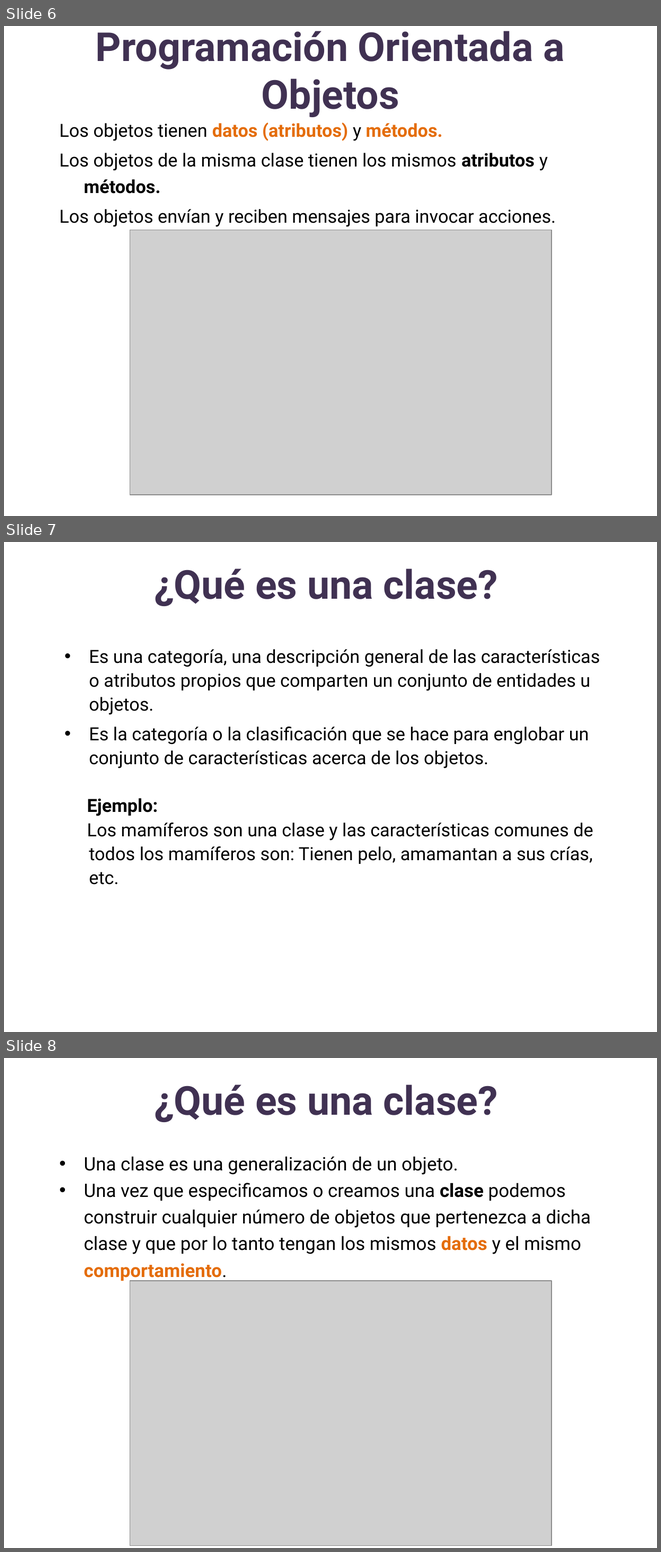
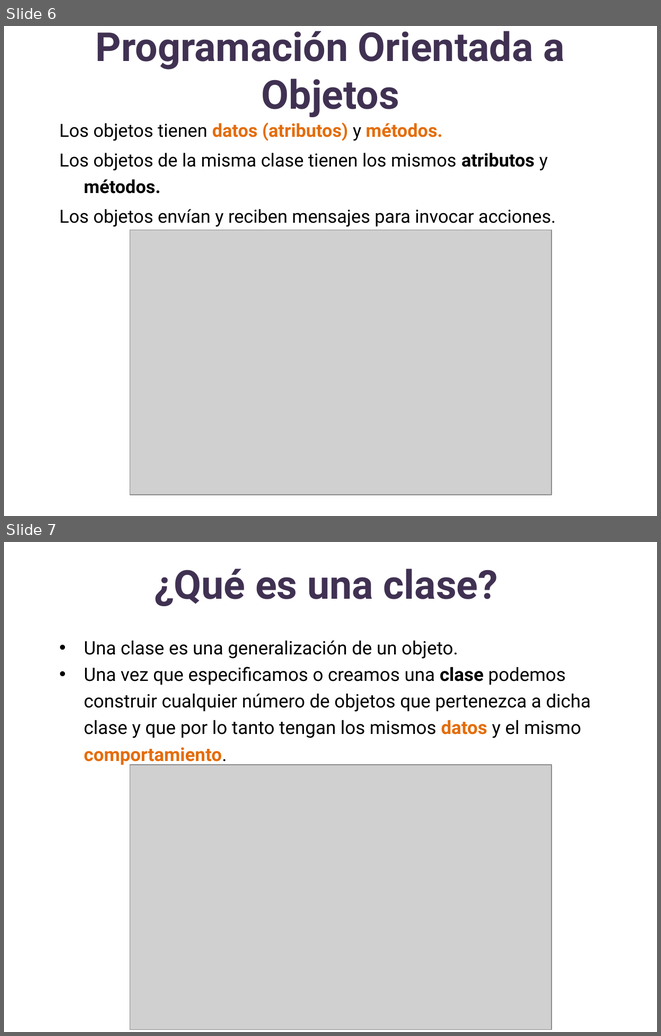
Before and after one commit to lizetheP/Analitica, a slide deck: CalendarioAgo2023/presentaciones/14_POO.pptx. Shown one above the other, each under a label of ours: slides 6, 7 and 8 before the commit, slides 6 and 7 after it. The pictures are 661x1552 and 661x1036 pixels, drawn with LibreOffice and Linux fonts; fonts in the diff are those of the drawing; grey boxes stand for pictures. Boxes give left, top, right and bottom in pixels: in the first picture for what was removed or moved away, otherwise in the second. Text is boxed around its words. In the diff, an @@ line names an element or a change of style, - is before the commit and + after.

```diff
--- a/CalendarioAgo2023/presentaciones/14_POO.pptx
+++ b/CalendarioAgo2023/presentaciones/14_POO.pptx
@@ slide 7 removed at bbox=[4, 542, 657, 1032], background #FFFFFF @@
@@ title removed at bbox=[154, 568, 498, 606] @@
-¿Qué es una clase?
@@ text removed at bbox=[87, 649, 600, 864] @@
-• Es una categoría, una descripción general de las características o atributos propios que comparten un conjunto de entidades u objetos.
-• Es la categoría o la clasificación que se hace para englobar un conjunto de características acerca de los objetos.
-Ejemplo:
-Los mamíferos son una clase y las características comunes de todos los mamíferos son: Tienen pelo, amamantan a sus crías, etc.
@@ what was slide 8 is now slide 7 @@
```
Also in this commit, not shown: 9 slides changed, 1 slide added.
